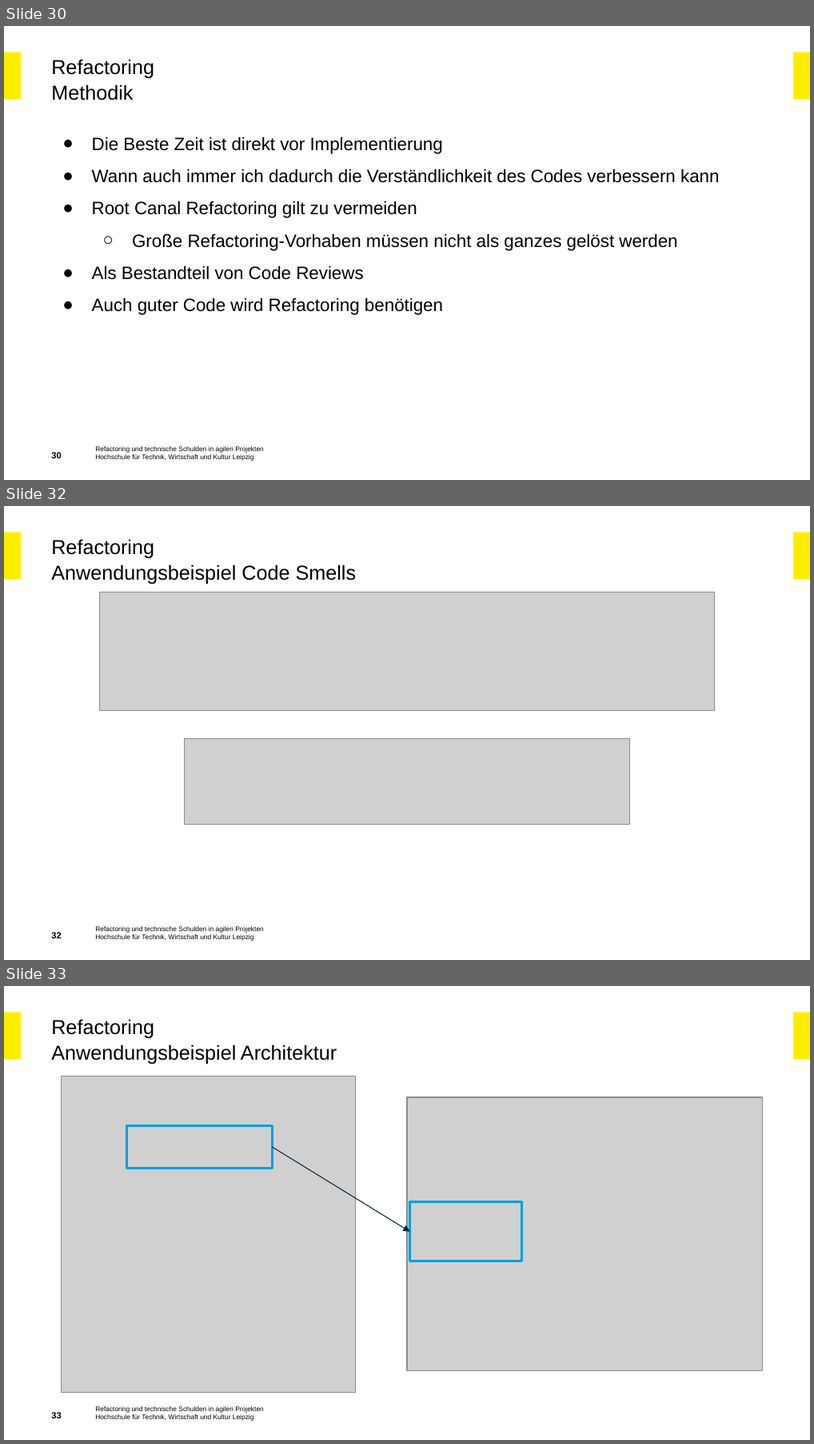
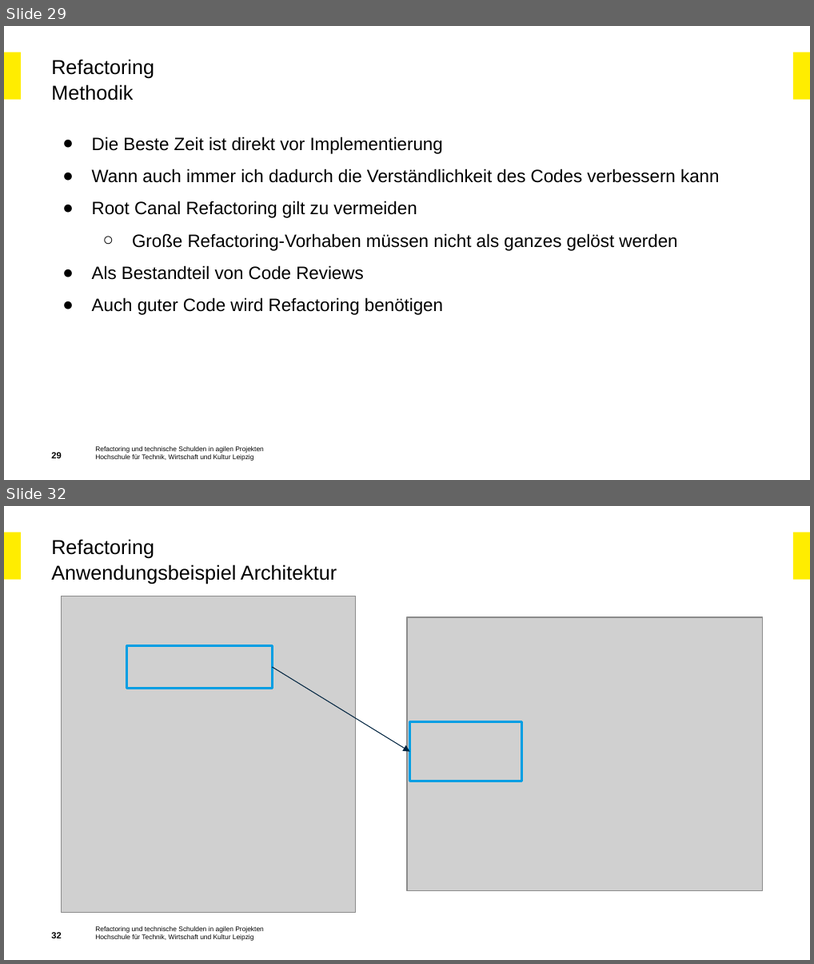
Before and after one commit to Beleg-03-Technische-Schulden/Abgabe, a slide deck: Beleg-03_Präsentation.pptx. Shown one above the other, each under a label of ours: slides 30, 32 and 33 before the commit, slides 29 and 32 after it; the slides between them are not shown. The pictures are 814x1444 and 814x964 pixels, drawn with LibreOffice and Linux fonts; fonts in the diff are those of the drawing; grey boxes stand for pictures; background and template pictures are left out. Boxes give left, top, right and bottom in pixels: in the first picture for what was removed or moved away, otherwise in the second. Text is boxed around its words. In the diff, an @@ line names an element or a change of style, - is before the commit and + after.

```diff
--- a/Beleg-03_Präsentation.pptx
+++ b/Beleg-03_Präsentation.pptx
@@ slide 32 removed at (x1=4, y1=506, x2=810, y2=960), background #FFFFFF; not listed: 4 template elements that a slide beside it also shows @@
@@ title removed at (x1=51, y1=539, x2=357, y2=584) @@
-Refactoring
-Anwendungsbeispiel Code Smells
@@ picture removed at (x1=100, y1=592, x2=714, y2=711) @@
@@ picture removed at (x1=184, y1=738, x2=630, y2=824) @@
@@ page number removed at (x1=51, y1=932, x2=61, y2=938) @@
-32
@@ what was slide 30 is now slide 29 @@
@@ page number at (x1=51, y1=451, x2=61, y2=460): text changed @@
-30
+29
@@ what was slide 33 is now slide 32 @@
```
Also in this commit, not shown: 14 slides changed, 1 slide added, 1 other slide removed.
